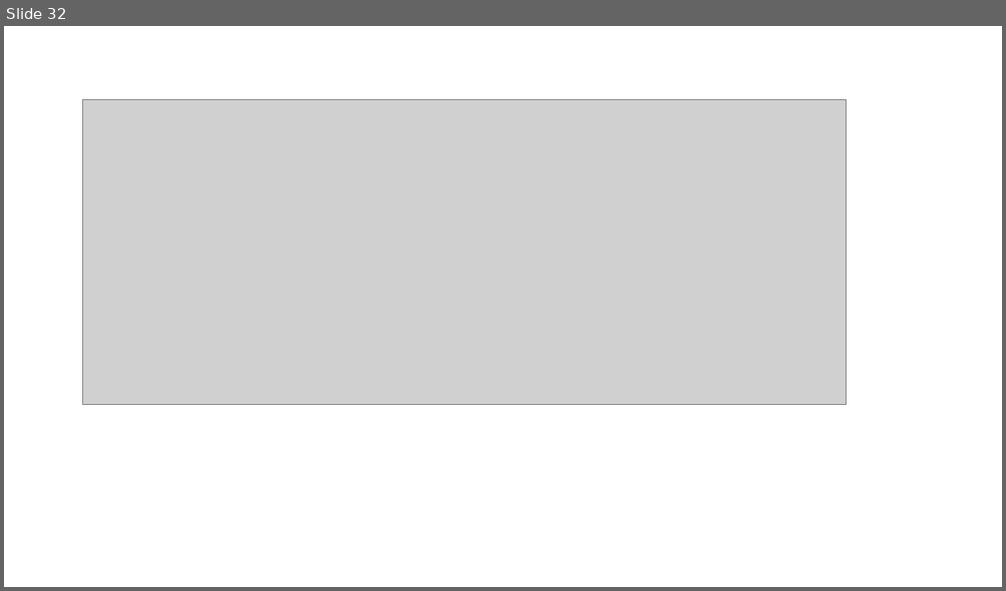
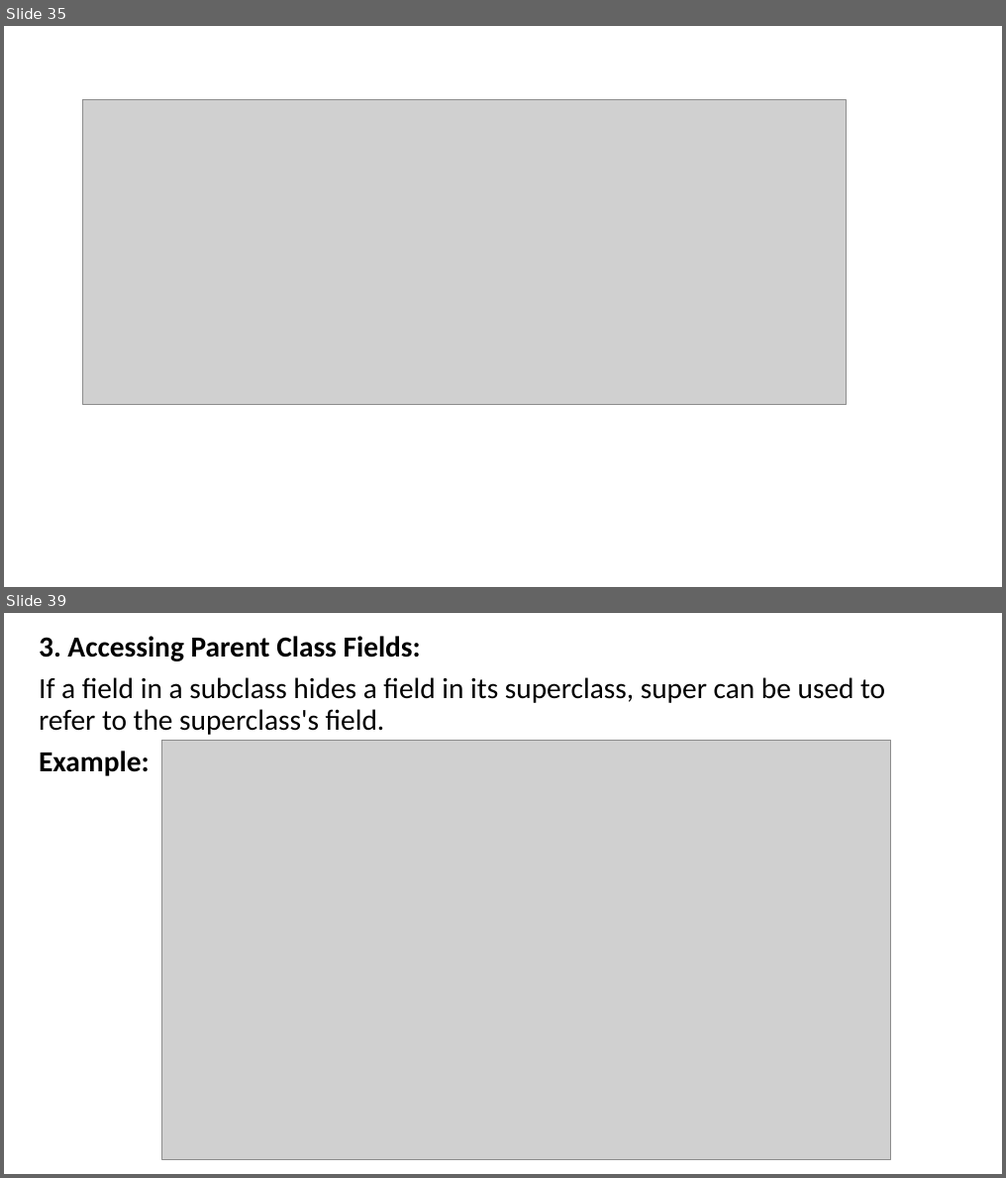
Before and after one commit to PRAMOD-VISHNU-NAIK/MCA-2nd-Sem-Shridevi-College, a slide deck: Theory Class-Notes/New.pptx. Shown one above the other, each under a label of ours: slide 32 before the commit, slides 35 and 39 after it; the slides between them are not shown. The pictures are 1006x591 and 1006x1178 pixels, drawn with LibreOffice and Linux fonts; fonts in the diff are those of the drawing; grey boxes stand for pictures. Boxes give left, top, right and bottom in pixels: in the first picture for what was removed or moved away, otherwise in the second. Text is boxed around its words. In the diff, an @@ line names an element or a change of style, - is before the commit and + after.

```diff
--- a/Theory Class-Notes/New.pptx
+++ b/Theory Class-Notes/New.pptx
@@ slide 39 added at bbox=[4, 613, 1002, 1174], background #FFFFFF @@
@@ text added at bbox=[39, 636, 885, 776], 28 pt, text #000000 @@
+3. Accessing Parent Class Fields:
+If a field in a subclass hides a field in its superclass, super can be used to refer to the superclass's field.
+Example:
@@ picture added at bbox=[162, 741, 891, 1160] @@
@@ what was slide 32 is now slide 35 @@
```
Also in this commit, not shown: 1 slide changed, 14 other slides added, 2 other files.
